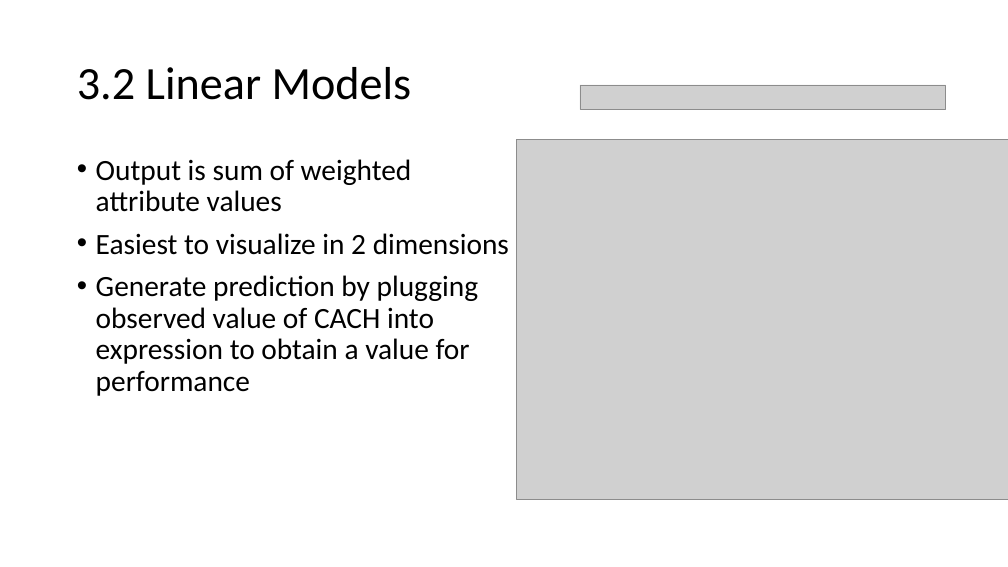
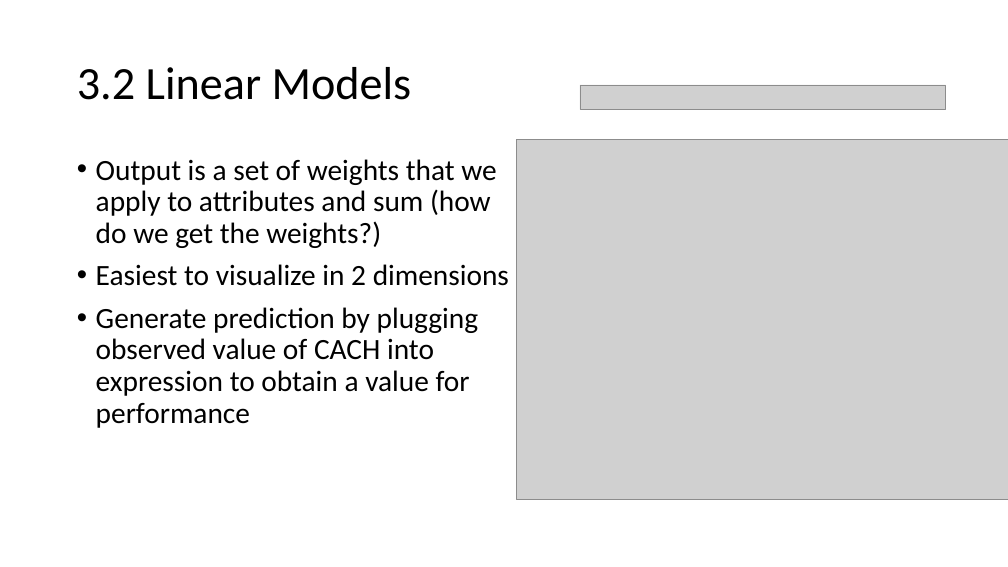
Before and after one commit to russellu/cs405, a slide deck: slide 5 of Lecture_03.pptx (slide 6 before the commit). Drawn at 1008x567 pixels with LibreOffice and Linux fonts; fonts in the diff are those of the drawing; grey boxes stand for pictures. Boxes give left, top, right and bottom in pixels: in the first picture for what was removed or moved away, otherwise in the second. Text is boxed around its words. In the diff, an @@ line names an element or a change of style, - is before the commit and + after.

```diff
--- a/Lecture_03.pptx
+++ b/Lecture_03.pptx
@@ text at (96,159,496,248): text changed @@
-• Output is sum of weighted attribute values
+• Output is a set of weights that we apply to attributes and sum (how do we get the weights?)
```
Also in this commit, not shown: 9 other slides changed, 3 slides added, 1 slide removed, 1 other file.
